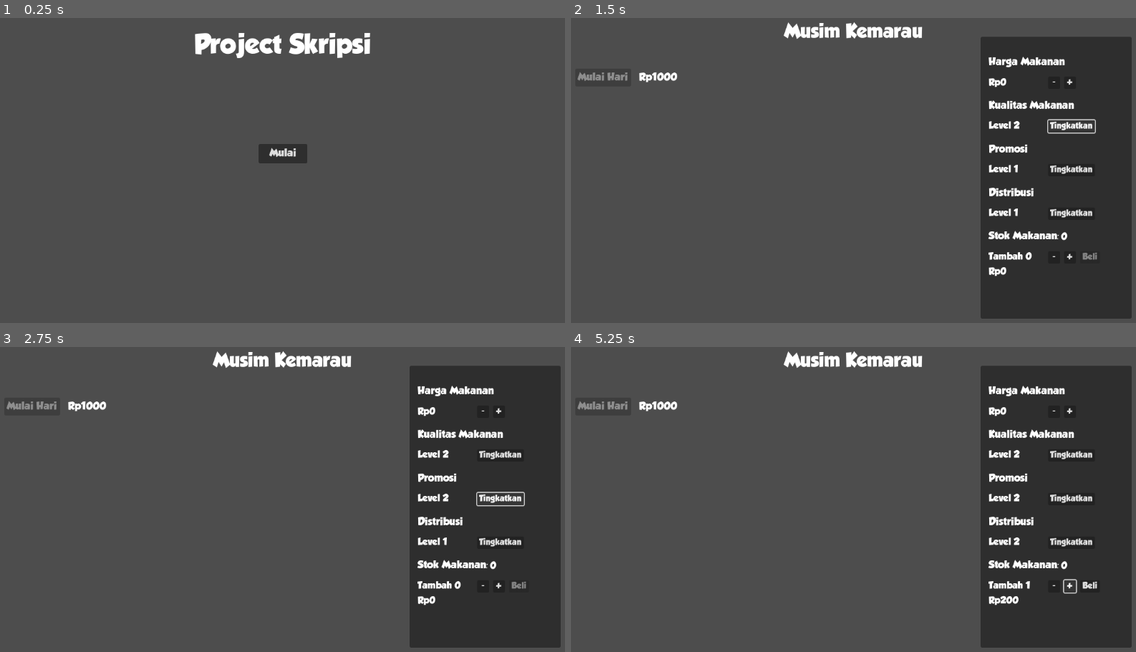
Above: before the commit, frames 1-4 (two rows, left to right).
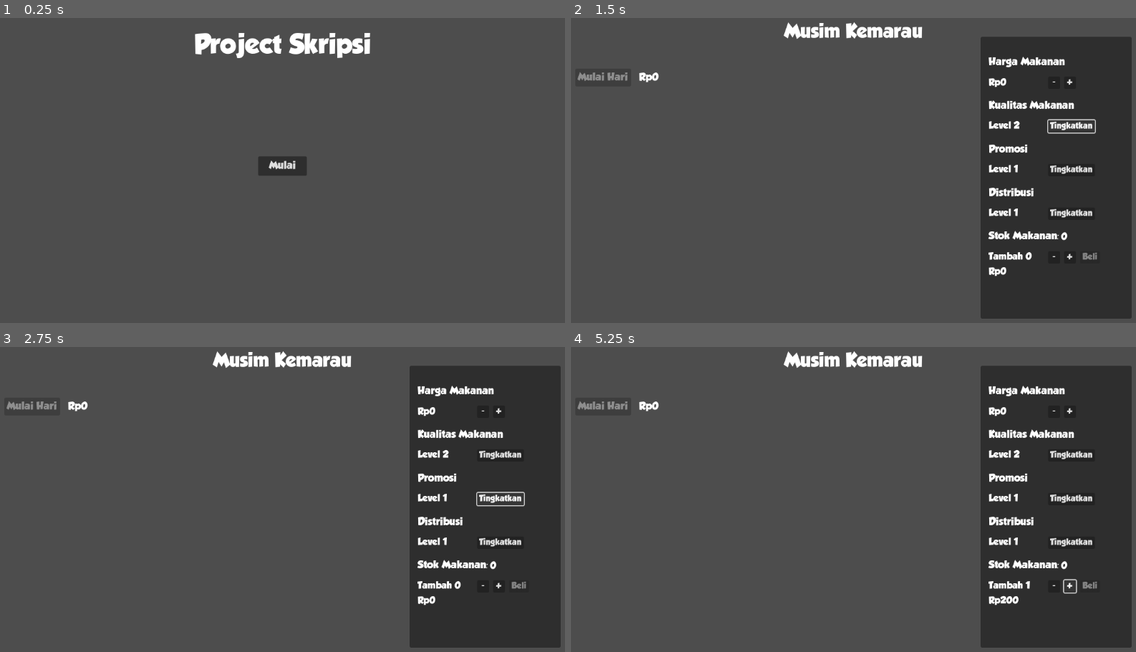
Above: after the commit, the same moments.

Repository: nyomanari21/GameProjectSkripsi
Game: Godot game, scene res://Scenes/MainMenu.tscn
Same seed, same stepped clock (60 frames per second), same inputs: the game is played once before the commit and once after it.
Inputs:
- Up to frame 1 (0.25 s): no input
- Up to frame 2 (1.5 s): click "Mulai" at 0.5 s; click "Tingkatkan" at 1.25 s
- Up to frame 3 (2.75 s): click "Tingkatkan" at 2 s
- Up to frame 4 (5.25 s): click "Tingkatkan" at 2.75 s; click "+" at 3.5 s; click "-" at 4.25 s; click "+" at 5 s

The runs differ from the first frame. In frame 1, 0.7% of the frame differs, in the area x 45-55%, y 41-52%; in frame 2, 0.1%; in frame 3, 0.1%; in frame 4, 0.2%.

Commit message:
Progres 8
Update:
- Tambah sistem upgrade level product, placement, promotion dengan uang pemain
- Tambah sistem penambahan biaya untuk upgrade level product, placement, promotion

Diff:
--- a/Game/Scenes/Game.tscn
+++ b/Game/Scenes/Game.tscn
@@ -32,8 +32,8 @@
 
 [node name="UI" type="Control" parent="."]
 anchors_preset = 0
-offset_right = 40.0
-offset_bottom = 40.0
+offset_right = 1152.0
+offset_bottom = 648.0
 
 [node name="ButtonStartDay" type="Button" parent="UI"]
 layout_mode = 0
@@ -73,8 +73,10 @@
 anchor_top = 1.6
 anchor_right = 28.4
 anchor_bottom = 15.8
-offset_left = -6.10352e-05
-offset_bottom = -6.10352e-05
+offset_left = -23129.6
+offset_top = -972.8
+offset_right = -31580.8
+offset_bottom = -9606.4
 pivot_offset = Vector2(304, 568)
 
 [node name="AnimationPlayer" type="AnimationPlayer" parent="UI/PanelShopSettings"]
--- a/Game/Scenes/MainMenu.tscn
+++ b/Game/Scenes/MainMenu.tscn
@@ -5,7 +5,11 @@
 
 [node name="MainMenu" type="Control"]
 layout_mode = 3
-anchors_preset = 0
+anchors_preset = 15
+anchor_right = 1.0
+anchor_bottom = 1.0
+grow_horizontal = 2
+grow_vertical = 2
 script = ExtResource("1")
 
 [node name="LabelGameTitle" type="Label" parent="."]
@@ -19,11 +23,18 @@
 vertical_alignment = 1
 
 [node name="ButtonPlay" type="Button" parent="."]
-layout_mode = 0
-offset_left = 528.0
-offset_top = 280.0
-offset_right = 626.0
-offset_bottom = 319.0
+layout_mode = 1
+anchors_preset = 8
+anchor_left = 0.5
+anchor_top = 0.5
+anchor_right = 0.5
+anchor_bottom = 0.5
+offset_left = -49.0
+offset_top = -19.5
+offset_right = 49.0
+offset_bottom = 19.5
+grow_horizontal = 2
+grow_vertical = 2
 theme_override_fonts/font = ExtResource("2_jyi43")
 theme_override_font_sizes/font_size = 20
 text = "Mulai"
--- a/Game/Scripts/Game.gd
+++ b/Game/Scripts/Game.gd
@@ -41,6 +41,11 @@
 		$UI/PanelShopSettings/ButtonFoodStockPurchase.disabled = true
 	else:
 		$UI/PanelShopSettings/ButtonFoodStockPurchase.disabled = false
+
+# Fungsi perhitungan biaya peningkatan level pada toko
+func _setNewlevelUpgradePrice(level, price):
+	var newPrice = price + (1000 * level)
+	shop.setLevelProductUpgradePrice(newPrice)
 
 # Fungsi tombol 'ButtonStartDay' ketika di klik akan memulai timer 'TimerStartDay' dan 'TimerTransaction'
 func _on_ButtonStartDay_pressed():
@@ -102,18 +107,36 @@
 
 # Fungsi meningkatkan level kualitas makanan
 func _on_buttonLevelProductUpgrade_pressed():
-	# Jika tombol di klik, naikkan level kualitas makanan sebesar 1
-	shop.setLevelProduct(shop.getLevelProduct() + 1)
+	# Jika tombol di klik dan uang pemain mencukupi
+	if shop.getMoney() >= shop.getLevelProductUpgradePrice():
+		# Kurangi uang pemain
+		shop.setMoney(shop.getMoney() - shop.getLevelProductUpgradePrice())
+
+		# naikkan level kualitas makanan sebesar 1
+		shop.setLevelProduct(shop.getLevelProduct() + 1)
+		_setNewlevelUpgradePrice(shop.getLevelProduct(), shop.getLevelProductUpgradePrice())
 
 # Fungsi meningkatkan level promosi
 func _on_buttonLevelPromotionUpgrade_pressed():
-	# Jika tombol di klik, naikkan level promosi sebesar 1
-	shop.setLevelPromotion(shop.getLevelPromotion() + 1)
+	# Jika tombol di klik dan uang pemain mencukupi
+	if shop.getMoney() >= shop.getLevelPromotionUpgradePrice():
+		# Kurangi uang pemain
+		shop.setMoney(shop.getMoney() - shop.getLevelPromotionUpgradePrice())
+
+		# naikkan level promosi sebesar 1
+		shop.setLevelPromotion(shop.getLevelPromotion() + 1)
+		_setNewlevelUpgradePrice(shop.getLevelPromotion(), shop.getLevelPromotionUpgradePrice())
 
 # Fungsi meningkatkan level distribusi
 func _on_buttonLevelPlacementUpgrade_pressed():
-	# Jika tombol di klik, naikkan level distribusi sebesar 1
-	shop.setLevelPlacement(shop.getLevelPlacement() + 1)
+	# Jika tombol di klik dan uang pemain mencukupi
+	if shop.getMoney() >= shop.getLevelPlacementUpgradePrice():
+		# Kurangi uang pemain
+		shop.setMoney(shop.getMoney() - shop.getLevelPlacementUpgradePrice())
+
+		# naikkan level promosi sebesar 1
+		shop.setLevelPlacement(shop.getLevelPlacement() + 1)
+		_setNewlevelUpgradePrice(shop.getLevelPlacement(), shop.getLevelPlacementUpgradePrice())
 
 # Fungsi penaik jumlah stok makanan yang ingin ditambah
 func _on_buttonFoodStockPlus_pressed():
--- a/Game/Scripts/Shop.gd
+++ b/Game/Scripts/Shop.gd
@@ -4,9 +4,16 @@
 
 var money:int = 1000: get = getMoney, set = setMoney # Variabel penyimpan uang toko pemain
 var foodPrice:int = 0: get = getFoodPrice, set = setFoodPrice # Variabel penyimpan harga makanan
+
 var levelProduct:int = 1: get = getLevelProduct, set = setLevelProduct # Variabel penyimpan level kualitas produk makanan
+var levelProductUpgradePrice:int = 1000: get = getLevelProductUpgradePrice, set = setLevelProductUpgradePrice # Variabel penyimpan biaya peningkatan level kualitas produk makanan
+
 var levelPromotion:int = 1: get = getLevelPromotion, set = setLevelPromotion # Variabel penyimpan level promosi
+var levelPromotionUpgradePrice:int = 1000: get = getLevelPromotionUpgradePrice, set = setLevelPromotionUpgradePrice # Variabel penyimpan biaya peningkatan level promosi
+
 var levelPlacement:int = 1: get = getLevelPlacement, set = setLevelPlacement # Variabel penyimpan level distribusi
+var levelPlacementUpgradePrice:int = 1000: get = getLevelPlacementUpgradePrice, set = setLevelPlacementUpgradePrice # Variabel penyimpan biaya peningkatan level distribusi
+
 var foodStock:int = 0: get = getFoodStock, set = setFoodStock # Variabel penyimpan stok makanan
 var foodStockPrice:int = 200: get = getFoodStockPrice, set = setFoodStockPrice # Variabel penyimpan modal stok makanan
 
@@ -32,6 +39,13 @@
 func getLevelProduct():
 	return levelProduct
 
+# Setter dan Getter biaya peningkatan level kualitas produk makanan
+func setLevelProductUpgradePrice(newLevelProductUpgradePrice):
+	levelProductUpgradePrice = newLevelProductUpgradePrice
+
+func getLevelProductUpgradePrice():
+	return levelProductUpgradePrice
+
 # Setter dan Getter level promosi
 func setLevelPromotion(newLevelPromotion):
 	levelPromotion = newLevelPromotion
@@ -39,12 +53,26 @@
 func getLevelPromotion():
 	return levelPromotion
 
+# Setter dan Getter biaya peningkatan level promosi
+func setLevelPromotionUpgradePrice(newLevelPromotionUpgradePrice):
+	levelPromotionUpgradePrice = newLevelPromotionUpgradePrice
+
+func getLevelPromotionUpgradePrice():
+	return levelPromotionUpgradePrice
+
 # Setter dan Getter level distribusi
 func setLevelPlacement(newLevelPlacement):
 	levelPlacement = newLevelPlacement
 
 func getLevelPlacement():
 	return levelPlacement
+
+# Setter dan Getter biaya peningkatan level distribusi
+func setLevelPlacementUpgradePrice(newLevelPlacementUpgradePrice):
+	levelPlacementUpgradePrice = newLevelPlacementUpgradePrice
+
+func getLevelPlacementUpgradePrice():
+	return levelPlacementUpgradePrice
 
 # Setter dan Getter stok makanan
 func setFoodStock(newFoodStock):
